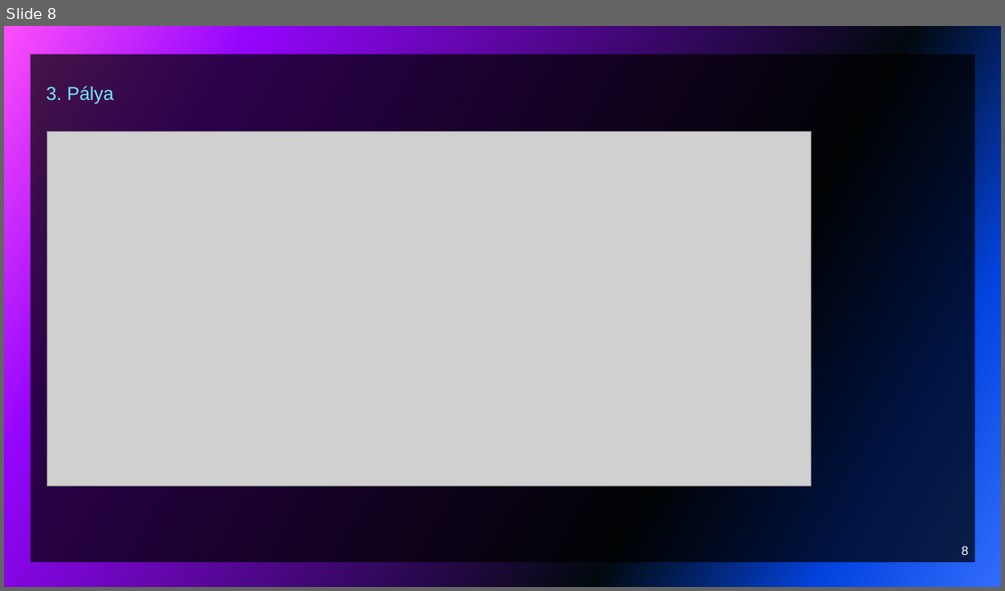
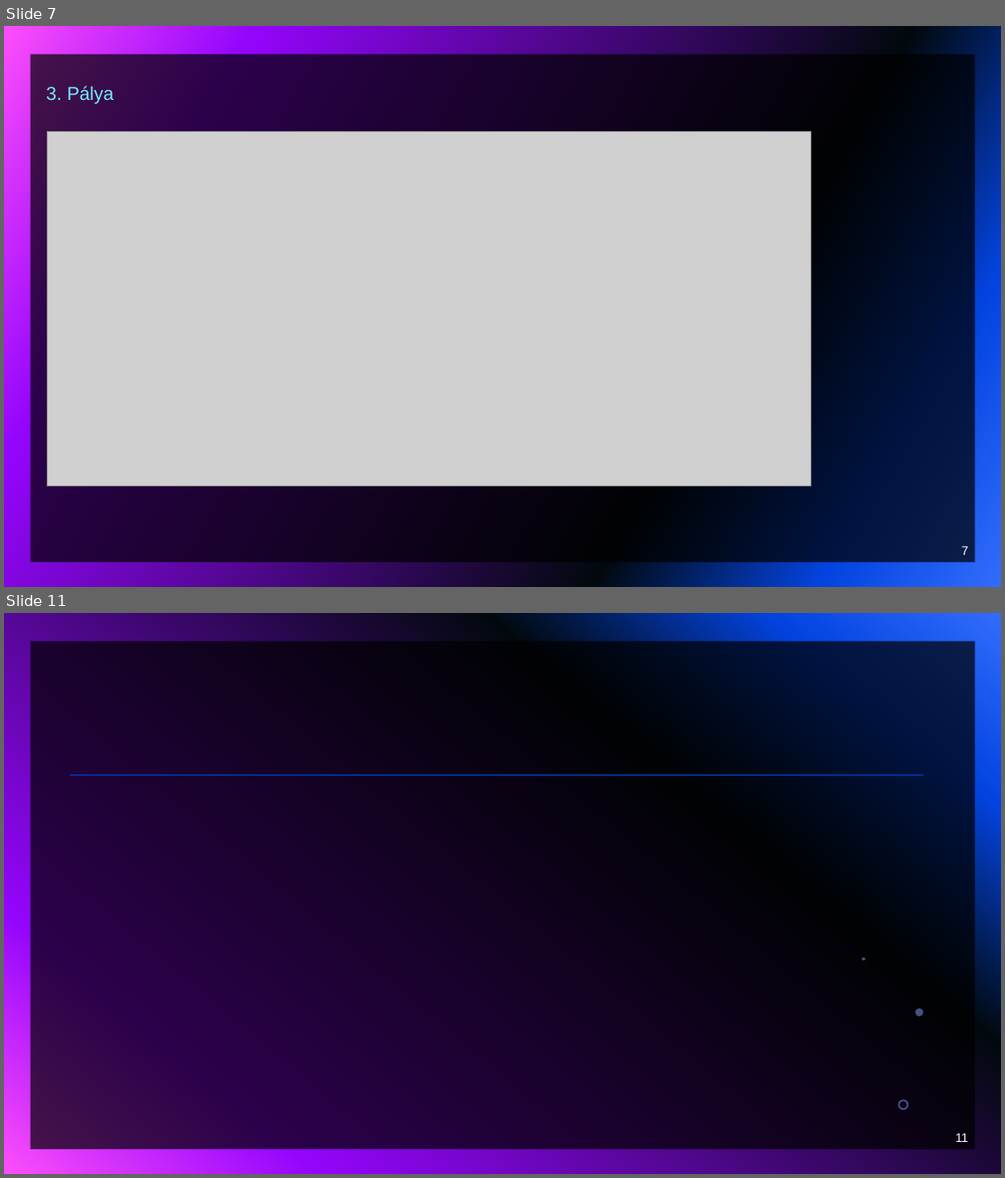
Before and after one commit to vargab3/Jumpermain, a slide deck: JUMPER.pptx. Shown one above the other, each under a label of ours: slide 8 before the commit, slides 7 and 11 after it; the slides between them are not shown. The pictures are 1005x591 and 1005x1178 pixels, drawn with LibreOffice and Linux fonts; fonts in the diff are those of the drawing; grey boxes stand for pictures. Boxes give left, top, right and bottom in pixels: in the first picture for what was removed or moved away, otherwise in the second. Text is boxed around its words. In the diff, an @@ line names an element or a change of style, - is before the commit and + after.

```diff
--- a/JUMPER.pptx
+++ b/JUMPER.pptx
@@ slide 11 added at box(4, 613, 1001, 1174), background gradient #316CFC to #0343DF to #02090E to #9405FC to #FC4EFB; not listed: 1 template element that a slide beside it also shows @@
@@ line added from (70, 775) to (923, 775), #9405FC 2 pt @@
@@ freeform shape added at box(862, 957, 866, 960), fill #83A7FD at 49% opacity @@
@@ freeform shape added at box(915, 1008, 923, 1016), fill #83A7FD at 49% opacity @@
@@ freeform shape added at box(898, 1099, 909, 1110), fill #83A7FD at 49% opacity @@
@@ page number added at box(955, 1133, 968, 1142), 12 pt, text #FFFFFF @@
+11
@@ what was slide 8 is now slide 7 @@
@@ page number at box(962, 546, 969, 555): text changed @@
-8
+7
```
Also in this commit, not shown: 1 slide changed, 6 other slides added, 4 slides removed.
